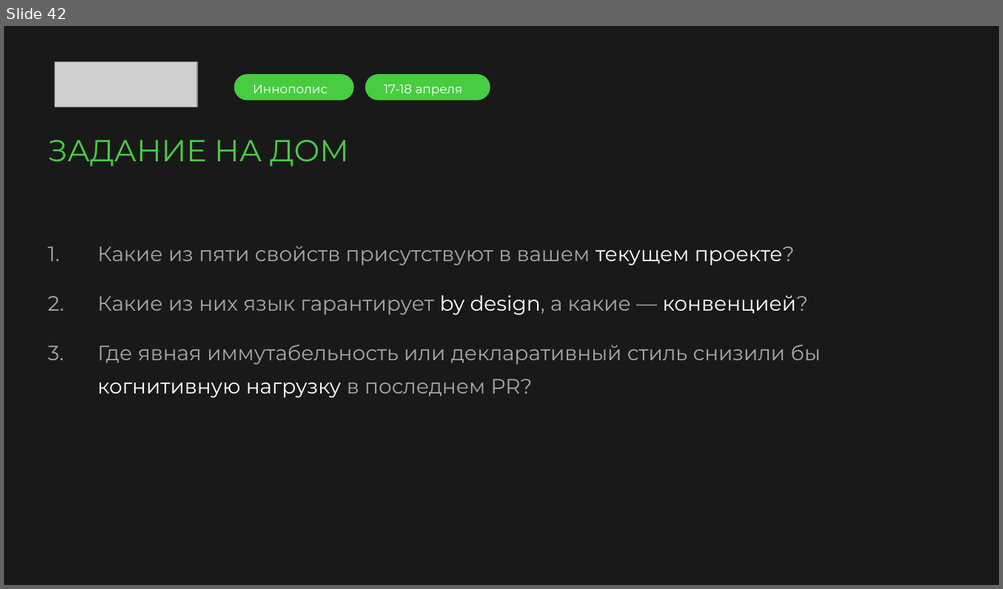
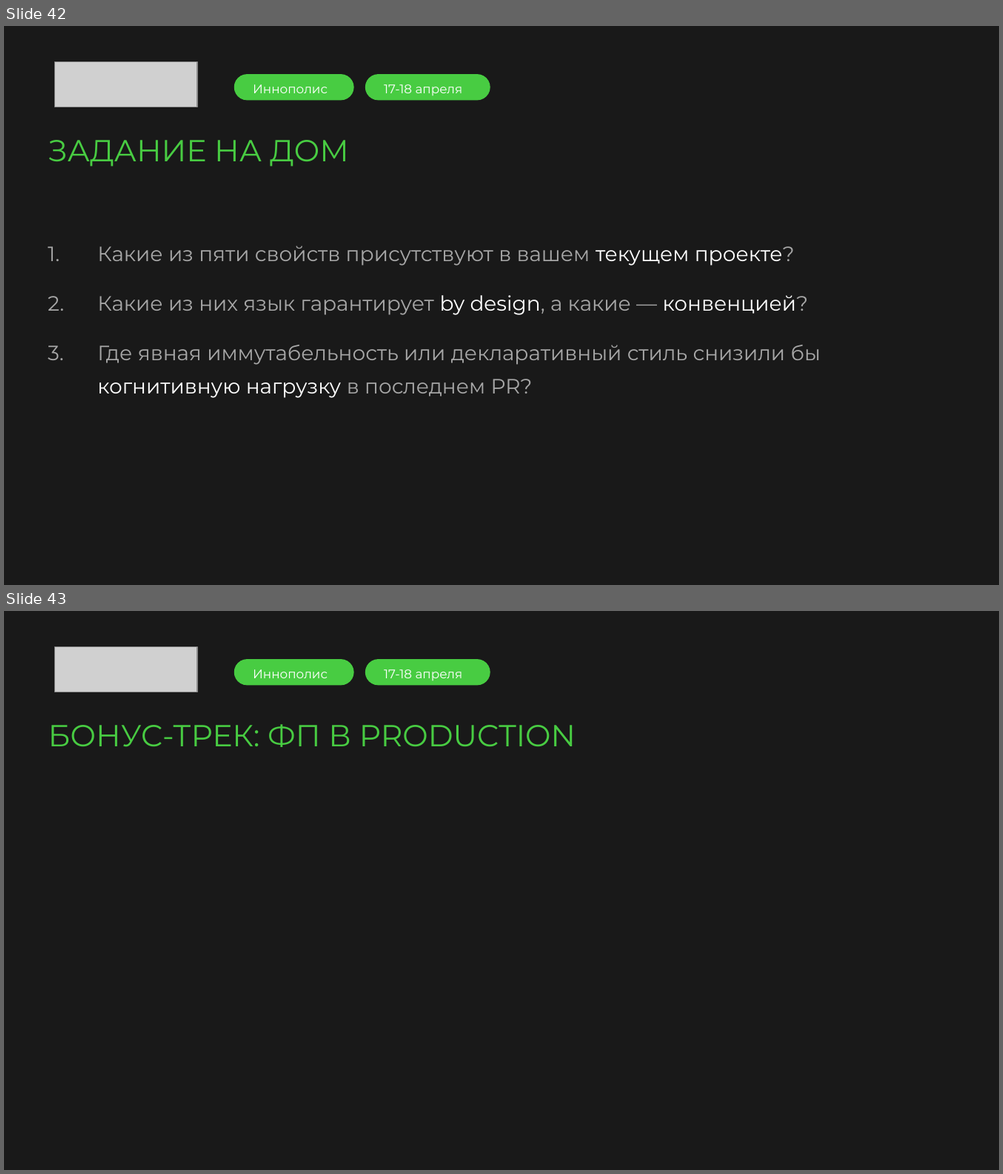
Before and after one commit to argent-smith/presentations, a slide deck: FP_Talk_2026/merge/presentation.pptx. Shown one above the other, each under a label of ours: slide 42 before the commit, slides 42 and 43 after it. The pictures are 1003x589 and 1003x1174 pixels, drawn with LibreOffice and Linux fonts; fonts in the diff are those of the drawing; grey boxes stand for pictures; background and template pictures are left out. Boxes give left, top, right and bottom in pixels: in the first picture for what was removed or moved away, otherwise in the second. Text is boxed around its words. In the diff, an @@ line names an element or a change of style, - is before the commit and + after.

```diff
--- a/FP_Talk_2026/merge/presentation.pptx
+++ b/FP_Talk_2026/merge/presentation.pptx
@@ slide 43 added at [4,611,999,1170], background picture (left out) @@
@@ picture added at [55,647,197,692] @@
@@ rounded rectangle added at [233,659,353,684], fill #48CC42 @@
@@ text added at [253,669,327,678], 9 pt, text #FFFFFF @@
+Иннополис
@@ rounded rectangle added at [365,659,490,684], fill #48CC42 @@
@@ text added at [384,669,463,681], 9 pt, text #FFFFFF @@
+17-18 апреля
@@ text added at [48,724,575,747], 22 pt, text #48CC42 @@
+БОНУС-ТРЕК: ФП В PRODUCTION
```
Also in this commit, not shown: 4 other slides added.
